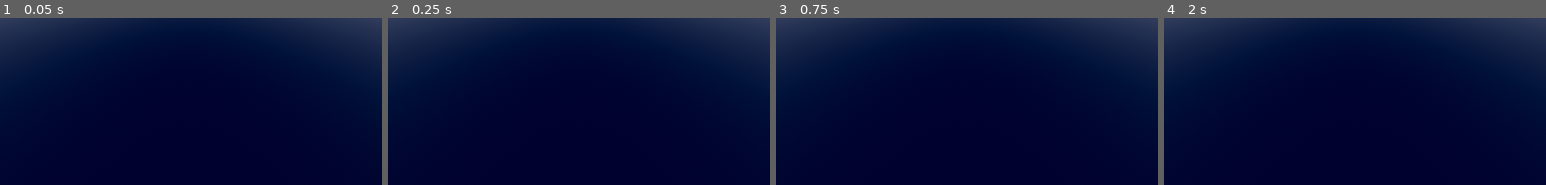
Above: before the commit, frames 1-4 (left to right).
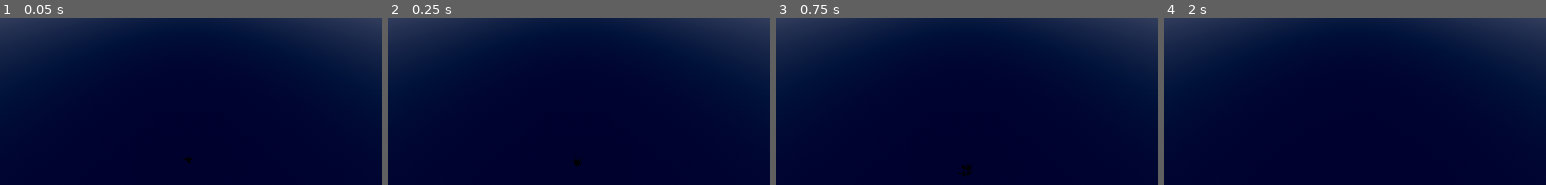
Above: after the commit, the same moments.

Repository: HyperGameDev/Relaxing_Bubble_Pop
Game: Godot game, scene res://ZEN.tscn
Same seed, same stepped clock (60 frames per second), same inputs: the game is played once before the commit and once after it. Sound files missing from this copy of the repository are replaced by a short silence.
Inputs (mouse positions are % of the whole screen's width and height, from its top left):
- Up to frame 1 (0.05 s): no input
- Up to frame 2 (0.25 s): no input
- Up to frame 3 (0.75 s): tap Enter at 0.5 s; move the mouse to (72, 29) at 0.52 s
- Up to frame 4 (2 s): tap Space at 1.25 s; move the mouse to (30, 42) at 1.27 s
The pictures show only the part of the screen within x 25-75%, y 50-100%; the shares and areas given below are measured in that part.

The runs differ from the first frame. In frame 1, less than 0.1% of the frame differs, in the area x 48-51%, y 82-87%; in frame 2, less than 0.1%; in frame 3, 0.1%, in the area x 47-52%, y 87-95%; in frame 4, nothing differs.

Commit message:
particle preload hackiness changes

Diff:
--- a/ZEN.tscn
+++ b/ZEN.tscn
@@ -99,10 +99,10 @@
 [sub_resource type="BoxMesh" id="BoxMesh_6deaf"]
 size = Vector3(200, 1, 300)
 
+[sub_resource type="BoxMesh" id="BoxMesh_31cii"]
+
 [node name="ZEN" type="Node3D"]
 script = ExtResource("1")
-spawn_rate_maximum = 0.2
-spawn_outer_x_limits = 21.0
 
 [node name="DirectionalLight3D" type="DirectionalLight3D" parent="."]
 transform = Transform3D(-1, -1.52855e-14, -8.74228e-08, 0, 1, -1.74846e-07, 8.74228e-08, -1.74846e-07, -1, 0, 0, 0)
@@ -174,12 +174,17 @@
 visible = false
 mesh = SubResource("BoxMesh_6deaf")
 
-[node name="HackyLoad" type="Node3D" parent="." node_paths=PackedStringArray("particles_blast", "particles_pop")]
-transform = Transform3D(1, 0, 0, 0, 1, 0, 0, 0, 1, 0, -4.908, 15.344)
+[node name="HackyLoad" type="Node3D" parent="."]
+transform = Transform3D(1, 0, 0, 0, 1, 0, 0, 0, 1, 0, -99.0275, -128.586)
 script = ExtResource("6_ip3m3")
-particles_blast = NodePath("Particles_Blast")
-particles_pop = NodePath("Particles_Pop")
 
 [node name="Particles_Blast" parent="HackyLoad" instance=ExtResource("6_ivt3r")]
 
 [node name="Particles_Pop" parent="HackyLoad" instance=ExtResource("7_ypmkk")]
+
+[node name="MeshInstance3D" type="MeshInstance3D" parent="HackyLoad"]
+visible = false
+mesh = SubResource("BoxMesh_31cii")
+
+[editable path="HackyLoad/Particles_Blast"]
+[editable path="HackyLoad/Particles_Pop"]
--- a/bubble.gd
+++ b/bubble.gd
@@ -3,6 +3,7 @@
 @export var bubble_mesh: MeshInstance3D
 @export var bubble_blast: GPUParticles3D
 var popped: bool = false
+var hacky: bool = false
 
 func _ready()->void :
 	Messenger.sees_something.connect(on_sees_something)
@@ -21,12 +22,14 @@
 	if self == something:
 		if !popped:
 			$Particles_Pop.emitting = true
-			$AudioStreamPlayer3D.play()
+			if !hacky:
+				$AudioStreamPlayer3D.play()
 			popped = true
 		bubble_mesh.visible = false
 
 func blast_bubble():
-	bubble_mesh.visible = false
-	bubble_blast.emitting = true
-	await get_tree().create_timer(bubble_blast.lifetime).timeout
-	queue_free()
+	if !hacky:
+		bubble_mesh.visible = false
+		bubble_blast.emitting = true
+		await get_tree().create_timer(bubble_blast.lifetime).timeout
+		queue_free()
--- a/default_bus_layout.tres
+++ b/default_bus_layout.tres
@@ -1,19 +1,3 @@
-[gd_resource type="AudioBusLayout" load_steps=2 format=3 uid="uid://bxc3bxs0gcykd"]
-
-[sub_resource type="AudioEffectEQ" id="AudioEffectEQ_0ahj6"]
-resource_name = "EQ"
-band_db/100_hz = -4.2
-band_db/320_hz = -10.1
-band_db/1000_hz = -24.5
-band_db/3200_hz = -38.9
-band_db/10000_hz = -60.0
+[gd_resource type="AudioBusLayout" format=3 uid="uid://bxc3bxs0gcykd"]
 
 [resource]
-bus/1/name = &"bubble"
-bus/1/solo = false
-bus/1/mute = false
-bus/1/bypass_fx = false
-bus/1/volume_db = 0.0
-bus/1/send = &"Master"
-bus/1/effect/0/effect = SubResource("AudioEffectEQ_0ahj6")
-bus/1/effect/0/enabled = true
--- a/hacky_load.gd
+++ b/hacky_load.gd
@@ -1,8 +1,5 @@
 extends Node3D
 
-@export var particles_blast: GPUParticles3D
-@export var particles_pop: GPUParticles3D
-
 func _ready() -> void:
-	particles_blast.emitting = true
-	particles_pop.emitting = true
+	$Particles_Blast.emitting = true
+	$Particles_Pop.emitting = true
--- a/zen.gd
+++ b/zen.gd
@@ -2,7 +2,7 @@
 @export var stop_spawning: bool = false
 @export_range(.1,3.0) var spawn_rate_maximum: float = 1.45
 @export_range(0.0,20.0) var bubble_speed: float = 0.0
-@export var spawn_outer_x_limits: float = 25
+@export var spawn_outer_x_limits: float = 21
 @export var spawn_inner_x_limits: float = 10
 @export var spawn_outer_z_limits: float = 15
 @export var spawn_inner_z_limits: float = 0
Not shown: 1 places in ZEN.tscn that only renumber resources
Not shown, changed: export_presets.cfg
Not shown, changed: export/export.zip
Not shown, changed: export/index.html
Not shown, changed: export/index.pck
